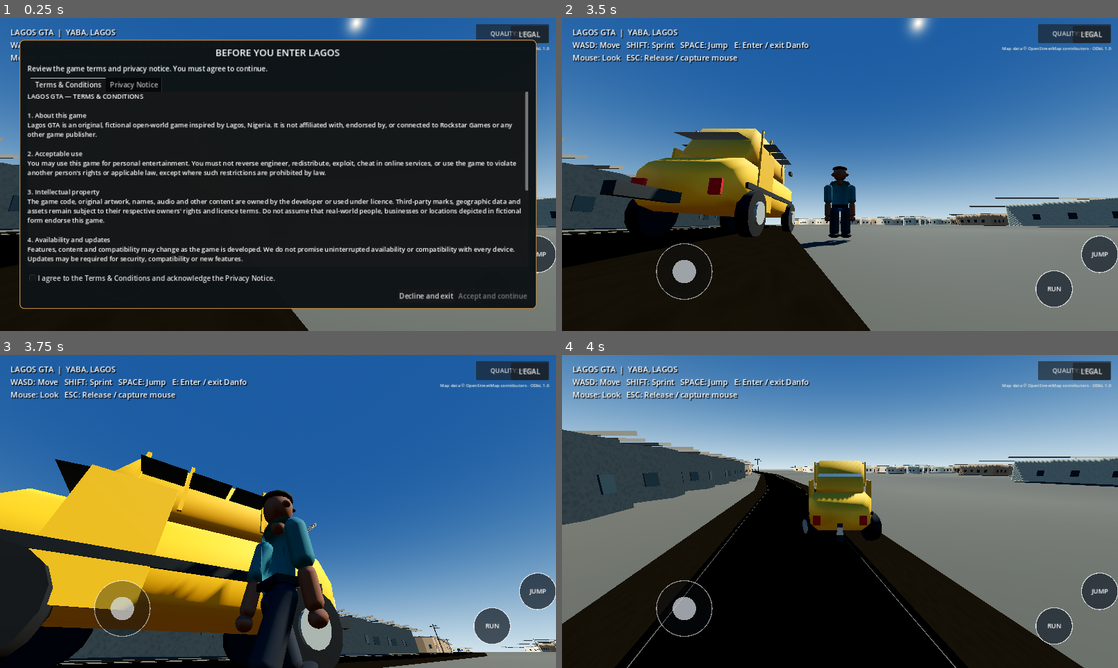
Above: before the commit, frames 1-4 (two rows, left to right).
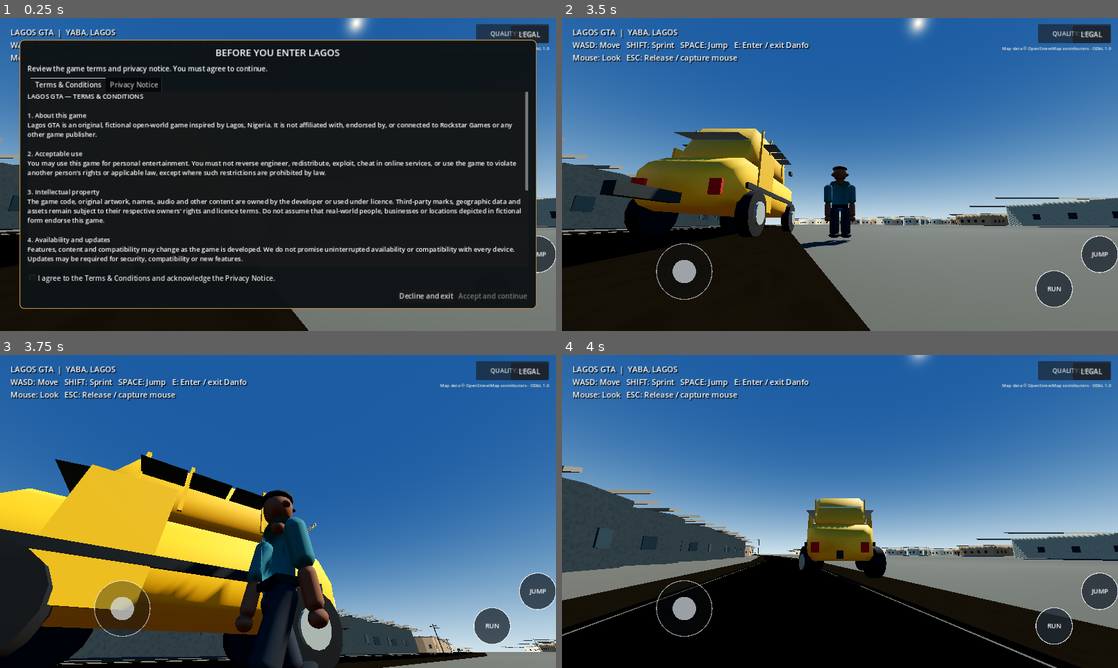
Above: after the commit, the same moments.

Repository: johnAyodele1/lagos-gta
Game: Godot game, scene res://scenes/main.tscn
The game is run twice, just before and just after one commit, with the same random seed, the same clock (stepped at 60 frames per second) and the same inputs.
Inputs (mouse positions are in pixels of both pictures, inside the frame that each line leads up to):
- Up to frame 1 (0.25 s): no input
- Up to frame 2 (3.5 s): click "QUALITY: HIGH" at 0.5 s; click "LEGAL" at 1.25 s; click "I agree to the Terms & Condit…" at 2 s; click "Accept and continue" at 2.75 s
- Up to frame 3 (3.75 s): tap Enter at 3.5 s; move the mouse to (305, 511) at 3.52 s; hold W from 3.53 s (still down); hold Shift from 3.53 s (still down)
- Up to frame 4 (4 s): keep holding W; keep holding Shift; tap Space at 3.77 s

Frames 1-3 are identical in both runs. In frame 4, 65% of the frame differs, in the area x 0-100%, y 0-100%.

Commit message:
fix: align danfo follow camera after entry and exit

Diff:
--- a/scripts/vehicle_controller.gd
+++ b/scripts/vehicle_controller.gd
@@ -236,11 +236,11 @@
 	player.body_mesh.visible = false
 	player.camera_pivot.reparent(self, false)
 	player.camera_pivot.position = Vector3(0.0, 2.4, 0.0)
-	player.camera_pivot.rotation = Vector3.ZERO
+	player.camera_pivot.rotation = Vector3(deg_to_rad(12.0), 0.0, 0.0)
 	player.camera_pivot.spring_length = 8.0
 	player.camera_pivot.collision_mask = WORLD_COLLISION_LAYER
 	player.camera.position = Vector3.ZERO
-	player.camera.rotation = Vector3(deg_to_rad(-12.0), 0.0, 0.0)
+	player.camera.rotation = Vector3.ZERO
 
 func _find_safe_exit_position(player: Node) -> Vector3:
 	var capsule := CapsuleShape3D.new()
@@ -276,11 +276,11 @@
 	driver = null
 	player.camera_pivot.reparent(player, false)
 	player.camera_pivot.position = Vector3(0.0, 1.72, 0.0)
-	player.camera_pivot.rotation = Vector3(0.0, PI, 0.0)
+	player.camera_pivot.rotation = Vector3(deg_to_rad(14.0), 0.0, 0.0)
 	player.camera_pivot.spring_length = 7.2
 	player.camera_pivot.collision_mask = WORLD_COLLISION_LAYER
 	player.camera.position = Vector3.ZERO
-	player.camera.rotation = Vector3(deg_to_rad(-14.0), 0.0, 0.0)
+	player.camera.rotation = Vector3.ZERO
 	player.global_position = safe_position
 	player.velocity = Vector3.ZERO
 	player.collision_layer = _driver_collision_layer
